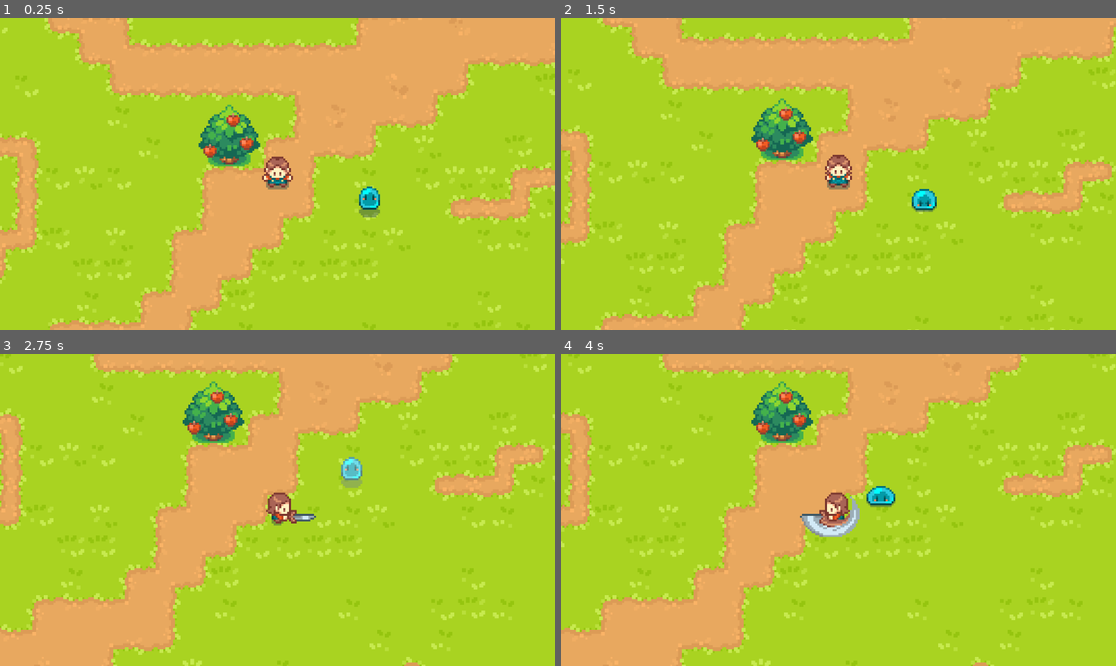
Above: before the commit, frames 1-4 (two rows, left to right).
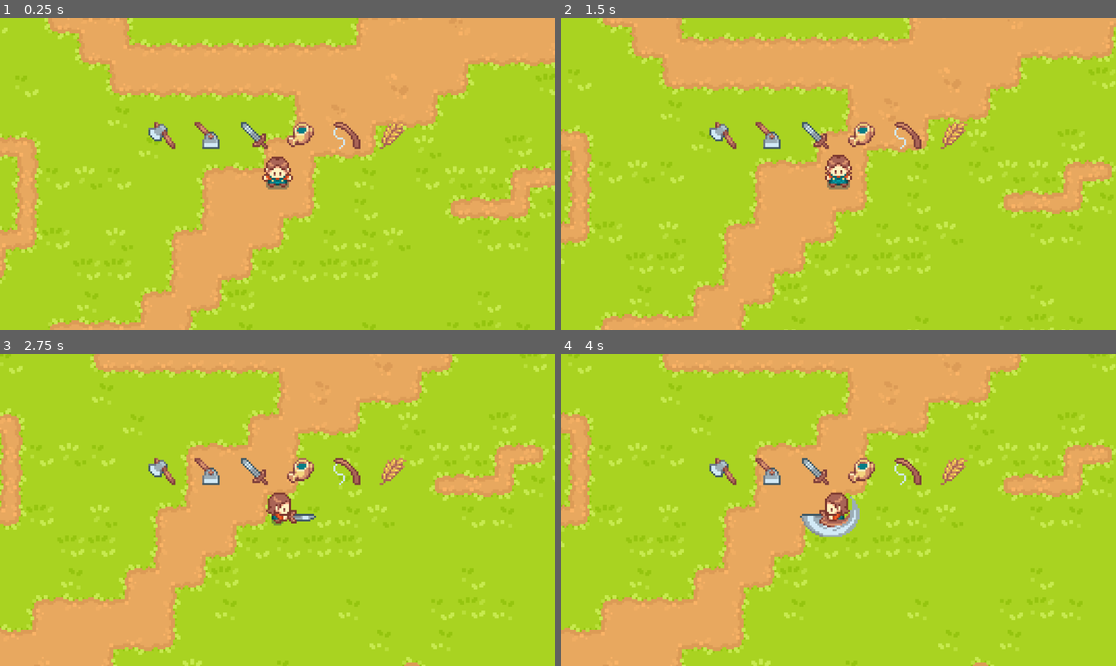
Above: after the commit, the same moments.

Repository: triplebbbaka-debug/Godot-Valley
Game: Godot game, scene res://scenes/levels/level.tscn
Two runs of this game, one before a commit and one after it. Both use one fixed random seed, a clock stepped at 60 frames per second and the inputs below.
Inputs:
- Up to frame 1 (0.25 s): no input
- Up to frame 2 (1.5 s): hold D (right) 0.53-1.28 s; tap Space (action) at 0.6, 1.35 s; hold S (down) from 1.28 s (still down)
- Up to frame 3 (2.75 s): release S (down) at 2.03 s; hold D (right) from 2.03 s (still down); tap Space (action) at 2.1 s
- Up to frame 4 (4 s): release D (right) at 2.78 s; hold C (seed_forward) 2.78-3.53 s; tap Space (action) at 2.85, 3.6 s; hold A (left) from 3.53 s (still down)

The runs differ from the first frame. In frame 1, 2.7% of the frame differs, in the area x 26-73%, y 27-64%; in frame 2, 2.7%; in frame 3, 2.9%; in frame 4, 3.0%, in the area x 26-74%, y 8-49%.

Commit message:
just a slight change

Diff:
--- a/scenes/characters/player.tscn
+++ b/scenes/characters/player.tscn
@@ -2,6 +2,7 @@
 
 [ext_resource type="Script" uid="uid://dbmbhotl3mjb4" path="res://scenes/characters/player.gd" id="2_76oj4"]
 [ext_resource type="Texture2D" uid="uid://bp3sfnx2rutrs" path="res://graphics/characters/main/main_basic.png" id="3_6eyoc"]
+[ext_resource type="PackedScene" uid="uid://brl0me0ik87pi" path="res://scenes/ui/tool_ui.tscn" id="3_76oj4"]
 
 [sub_resource type="CapsuleShape2D" id="CapsuleShape2D_atpat"]
 radius = 4.0
@@ -1590,5 +1591,7 @@
 parameters/ToolOneShot/internal_active = false
 parameters/ToolOneShot/request = 0
 
+[node name="ToolUI" parent="." unique_id=1641874260 instance=ExtResource("3_76oj4")]
+
 [connection signal="animation_finished" from="Animation/AnimationTree" to="." method="_on_animation_tree_animation_finished"]
 [connection signal="animation_started" from="Animation/AnimationTree" to="." method="_on_animation_tree_animation_started"]
--- a/scenes/levels/level.tscn
+++ b/scenes/levels/level.tscn
@@ -6,8 +6,6 @@
 [ext_resource type="Texture2D" uid="uid://b1cmu3aai85qc" path="res://graphics/tilesets/grass.png" id="2_bovvr"]
 [ext_resource type="Texture2D" uid="uid://cpjr8yl2yentc" path="res://graphics/tilesets/soil.png" id="2_xb4v1"]
 [ext_resource type="Texture2D" uid="uid://vrdy2gp08qay" path="res://graphics/tilesets/soil_water.png" id="5_d4w6o"]
-[ext_resource type="PackedScene" uid="uid://chre3bvakjpbd" path="res://scenes/objects/tree.tscn" id="7_mbbpy"]
-[ext_resource type="PackedScene" uid="uid://c1ngrhhxby0j6" path="res://scenes/objects/blob.tscn" id="8_ouxo3"]
 
 [sub_resource type="TileSetAtlasSource" id="TileSetAtlasSource_urvlt"]
 texture = ExtResource("1_xb4v1")
@@ -858,10 +856,4 @@
 [node name="Player" parent="Objects" unique_id=729870403 instance=ExtResource("2_b2cq8")]
 position = Vector2(186, 342)
 
-[node name="Tree" parent="Objects" unique_id=414370741 instance=ExtResource("7_mbbpy")]
-position = Vector2(161, 322)
-
-[node name="Blob" parent="Objects" unique_id=1160142046 instance=ExtResource("8_ouxo3")]
-position = Vector2(238, 358)
-
 [connection signal="tool_use" from="Objects/Player" to="." method="_on_player_tool_use"]
--- /dev/null
+++ b/scenes/ui/tool_ui.gd
@@ -0,0 +1,21 @@
+extends Control
+
+# tool ui textures
+const TOOL_TEXTURES = {
+	Enum.Tool.AXE: preload("res://graphics/icons/axe.png"),
+	Enum.Tool.HOE: preload("res://graphics/icons/hoe.png"),
+	Enum.Tool.WATER: preload("res://graphics/icons/water.png"),
+	Enum.Tool.SWORD: preload("res://graphics/icons/sword.png"),
+	Enum.Tool.FISH: preload("res://graphics/icons/fish.png"),
+	Enum.Tool.SEED: preload("res://graphics/icons/wheat.png"),}
+var tool_texture_scene = preload("res://scenes/ui/tool_ui_texture.tscn")
+# Called when the node enters the scene tree for the first time.
+func _ready() -> void:
+	texture_setup(Enum.Tool.values(), TOOL_TEXTURES, $ToolContainer)
+
+func texture_setup(enum_list:Array, textures: Dictionary, container: HBoxContainer):
+	print(enum_list)
+	for enum_id in enum_list:
+		var tool_texture = tool_texture_scene.instantiate()
+		tool_texture.setup(enum_id, textures[enum_id])
+		container.add_child(tool_texture)
--- /dev/null
+++ b/scenes/ui/tool_ui.tscn
@@ -0,0 +1,31 @@
+[gd_scene format=3 uid="uid://brl0me0ik87pi"]
+
+[ext_resource type="Script" uid="uid://2dd7m10jvk0f" path="res://scenes/ui/tool_ui.gd" id="1_440vi"]
+
+[node name="ToolUI" type="Control" unique_id=1641874260]
+custom_minimum_size = Vector2(100, 30)
+layout_mode = 3
+anchors_preset = 8
+anchor_left = 0.5
+anchor_top = 0.5
+anchor_right = 0.5
+anchor_bottom = 0.5
+offset_bottom = -30.0
+grow_horizontal = 2
+grow_vertical = 2
+script = ExtResource("1_440vi")
+
+[node name="ToolContainer" type="HBoxContainer" parent="." unique_id=838202774]
+custom_minimum_size = Vector2(100, 30)
+layout_mode = 1
+anchors_preset = -1
+anchor_left = 0.5
+anchor_top = 0.5
+anchor_right = 0.5
+anchor_bottom = 0.5
+offset_left = -50.0
+offset_right = 50.0
+offset_bottom = -10.0
+grow_horizontal = 2
+grow_vertical = 2
+accessibility_region = true
--- /dev/null
+++ b/scenes/ui/tool_ui_texture.gd
@@ -0,0 +1,7 @@
+extends Control
+
+var tool_enum: Enum.Tool
+
+func setup(new_tool_enum: Enum.Tool, main_texture: Texture2D):
+	tool_enum = new_tool_enum
+	$TextureRect.texture = main_texture
--- /dev/null
+++ b/scenes/ui/tool_ui_texture.tscn
@@ -0,0 +1,29 @@
+[gd_scene format=3 uid="uid://b2xy54y1oga62"]
+
+[ext_resource type="Texture2D" uid="uid://btjy01hwoemkf" path="res://graphics/icons/axe.png" id="1_l0pbw"]
+[ext_resource type="Script" uid="uid://d023q1aj0gq5t" path="res://scenes/ui/tool_ui_texture.gd" id="1_lwqux"]
+
+[node name="ToolUITexture" type="Control" unique_id=1507341106]
+custom_minimum_size = Vector2(20, 20)
+layout_mode = 3
+anchors_preset = 0
+offset_right = 20.0
+offset_bottom = 20.0
+script = ExtResource("1_lwqux")
+
+[node name="TextureRect" type="TextureRect" parent="." unique_id=1160363278]
+custom_minimum_size = Vector2(16, 16)
+layout_mode = 1
+anchors_preset = 8
+anchor_left = 0.5
+anchor_top = 0.5
+anchor_right = 0.5
+anchor_bottom = 0.5
+offset_left = -8.0
+offset_top = -8.0
+offset_right = 8.0
+offset_bottom = 8.0
+grow_horizontal = 2
+grow_vertical = 2
+texture = ExtResource("1_l0pbw")
+expand_mode = 3
Not shown, added: scenes/ui/tool_ui.gd.uid
Not shown, added: scenes/ui/tool_ui_texture.gd.uid
